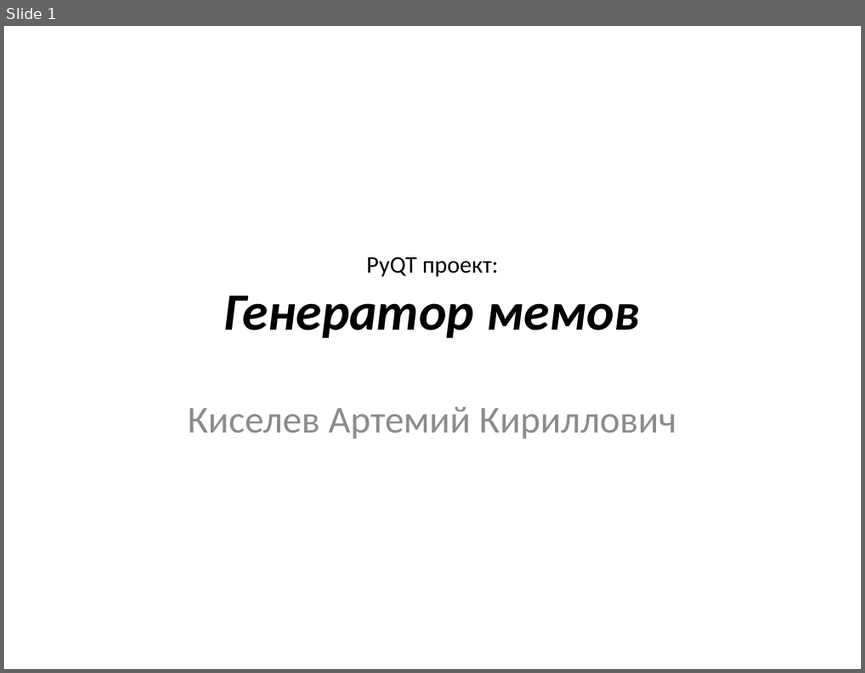
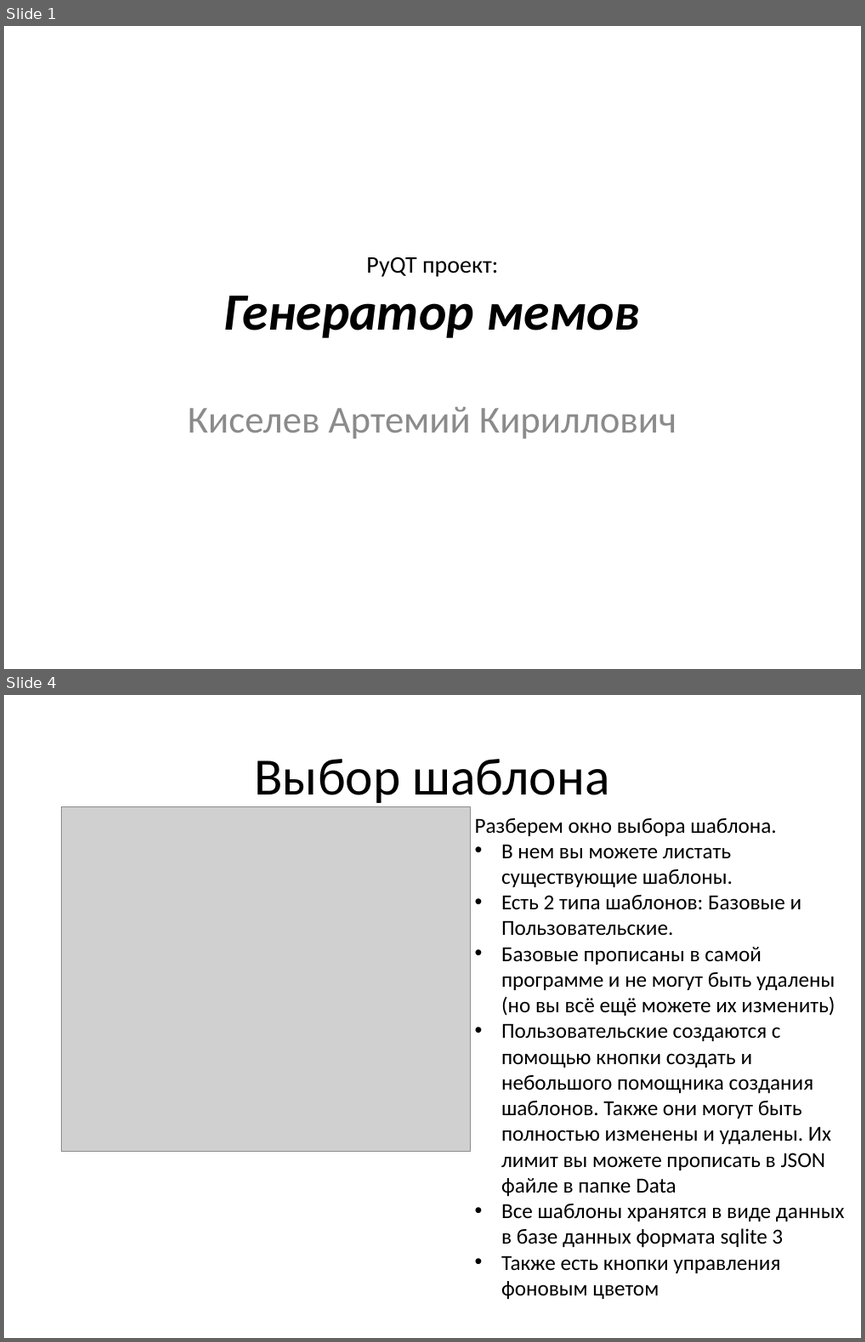
Before and after one commit to nelttjen/PyQT_project, a slide deck: PyQT_present.pptx. Shown one above the other, each under a label of ours: slide 1 before the commit, slides 1 and 4 after it; the slides between them are not shown. The pictures are 865x673 and 865x1342 pixels, drawn with LibreOffice and Linux fonts; fonts in the diff are those of the drawing; grey boxes stand for pictures. Boxes give left, top, right and bottom in pixels: in the first picture for what was removed or moved away, otherwise in the second. Text is boxed around its words. In the diff, an @@ line names an element or a change of style, - is before the commit and + after.

```diff
--- a/PyQT_present.pptx
+++ b/PyQT_present.pptx
@@ slide 4 added at (4, 695, 861, 1338), background #FFFFFF @@
@@ title added at (255, 759, 609, 807), 44 pt, text #000000 @@
+Выбор шаблона
@@ picture added at (62, 807, 471, 1151) @@
@@ text added at (475, 818, 845, 1299), 18 pt, text #000000 @@
+Разберем окно выбора шаблона.
+• В нем вы можете листать существующие шаблоны.
+• Есть 2 типа шаблонов: Базовые и Пользовательские.
+• Базовые прописаны в самой программе и не могут быть удалены (но вы всё ещё можете их изменить)
+• Пользовательские создаются с помощью кнопки создать и небольшого помощника создания шаблонов. Также они могут быть полностью изменены и удалены. Их лимит вы можете прописать в JSON файле в папке Data
+• Все шаблоны хранятся в виде данных в базе данных формата sqlite 3
+• Также есть кнопки управления фоновым цветом
```
Also in this commit, not shown: 4 other slides added, 45 other files.
